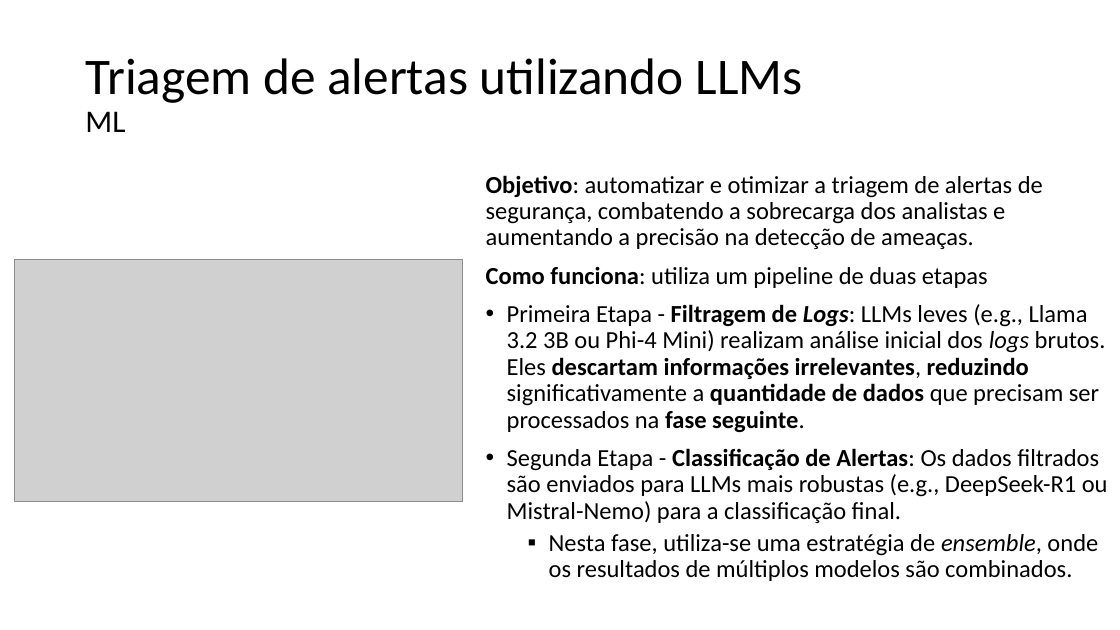
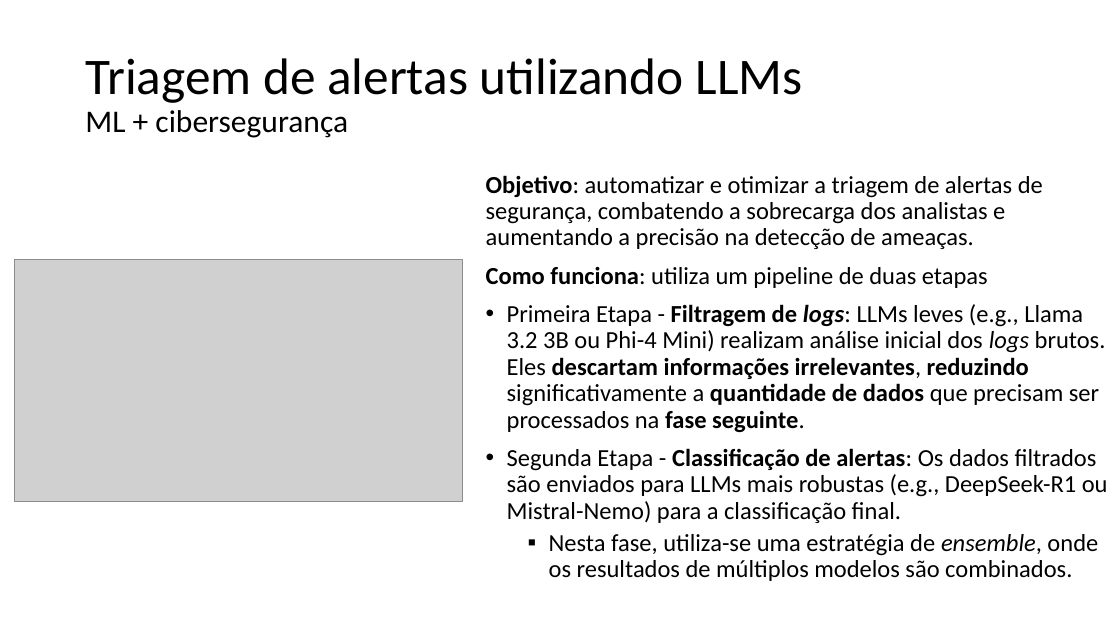
Before and after one commit to zz4fap/c24_inteligencia_artificial, a slide deck: slide 14 of slides/C24_Projetos.pptx. Drawn at 1120x630 pixels with LibreOffice and Linux fonts; fonts in the diff are those of the drawing; grey boxes stand for pictures. Boxes give left, top, right and bottom in pixels: in the first picture for what was removed or moved away, otherwise in the second. Text is boxed around its words. In the diff, an @@ line names an element or a change of style, - is before the commit and + after.

Commit message:
new slides

```diff
--- a/slides/C24_Projetos.pptx
+++ b/slides/C24_Projetos.pptx
@@ title at (x1=85, y1=58, x2=802, y2=138): text changed @@
-Triagem de alertas utilizando LLMs
-ML
+Triagem de alertas utilizando LLMs
+ML + cibersegurança
@@ text at (x1=507, y1=304, x2=1108, y2=523): text changed @@
-• Primeira Etapa - Filtragem de Logs: LLMs leves (e.g., Llama 3.2 3B ou Phi-4 Mini) realizam análise inicial dos logs brutos. Eles descartam informações irrelevantes, reduzindo significativamente a quantidade de dados que precisam ser processados na fase seguinte.
-• Segunda Etapa - Classificação de Alertas: Os dados filtrados são enviados para LLMs mais robustas (e.g., DeepSeek-R1 ou Mistral-Nemo) para a classificação final.
+• Primeira Etapa - Filtragem de logs: LLMs leves (e.g., Llama 3.2 3B ou Phi-4 Mini) realizam análise inicial dos logs brutos. Eles descartam informações irrelevantes, reduzindo significativamente a quantidade de dados que precisam ser processados na fase seguinte.
+• Segunda Etapa - Classificação de alertas: Os dados filtrados são enviados para LLMs mais robustas (e.g., DeepSeek-R1 ou Mistral-Nemo) para a classificação final.
```
Also in this commit, not shown: 4 other slides changed, 1 other file.
